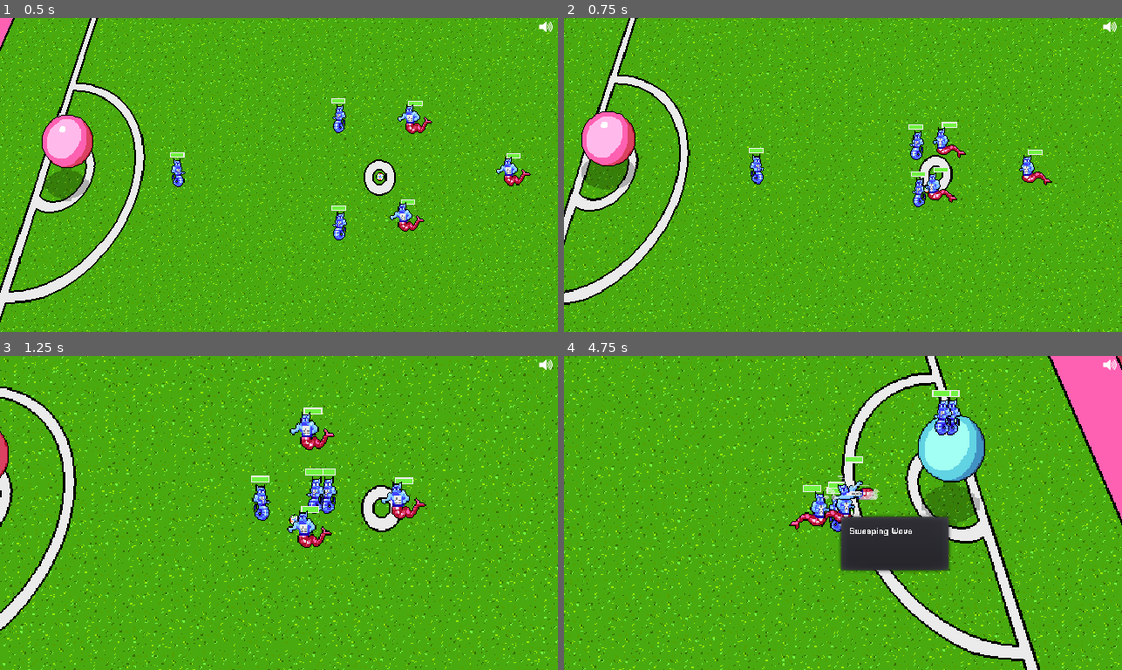
Above: before the commit, frames 1-4 (two rows, left to right).
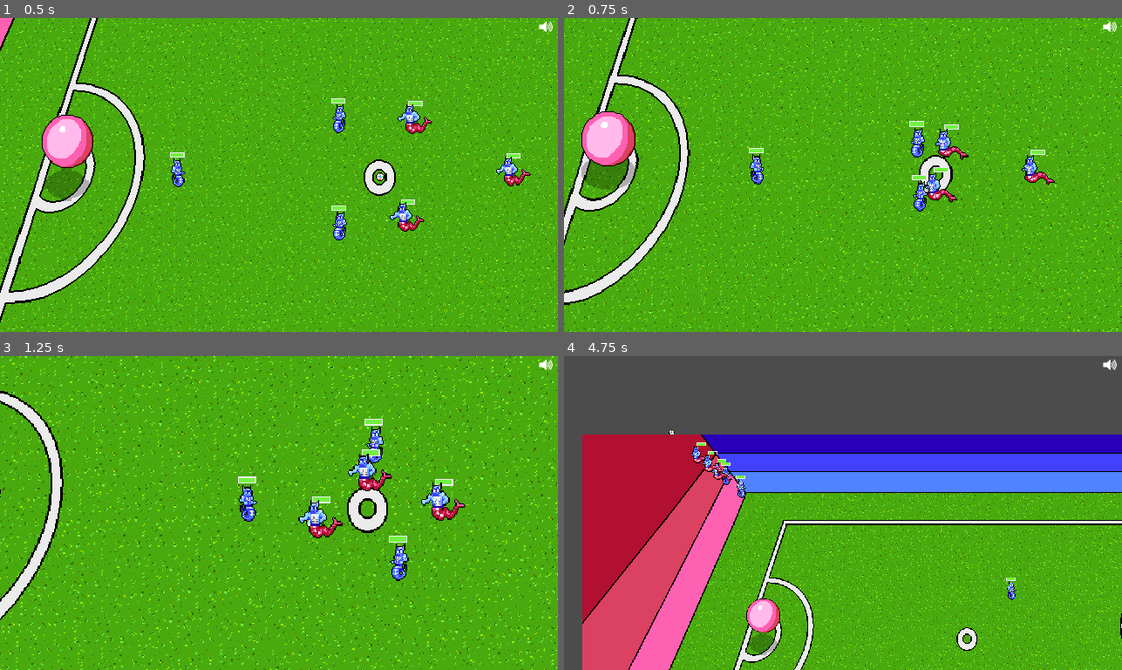
Above: after the commit, the same moments.

Repository: gamkedo-la/Elementaball
Game: Godot game, scene res://Node2D.tscn
The game is run twice, just before and just after one commit, with the same random seed, the same clock (stepped at 60 frames per second) and the same inputs.
Inputs:
- Up to frame 1 (0.5 s): no input
- Up to frame 2 (0.75 s): hold Right (ui_right) from 0.53 s (still down)
- Up to frame 3 (1.25 s): keep holding Right (ui_right)
- Up to frame 4 (4.75 s): release Right (ui_right) at 1.28 s; hold Down (ui_down) 1.28-2.03 s; hold Right (ui_right) 2.03-2.78 s; hold Up (ui_up) 2.78-3.53 s; hold Left (ui_left) from 3.53 s (still down)

Frame 1 is identical in both runs. In frame 2, 1.0% of the frame differs, in the area x 61-88%, y 32-62%; in frame 3, 20%; in frame 4, 73%, in the area x 0-100%, y 0-100%.

Commit message:
AI finds a random place to receive passes

Diff:
--- a/Node2D.tscn
+++ b/Node2D.tscn
@@ -175,6 +175,14 @@
 position = Vector2( -376.967, 69.7091 )
 curve = SubResource( 7 )
 
+[node name="PlayerLeft" parent="." instance=ExtResource( 9 )]
+position = Vector2( -56.2786, -106.06 )
+scale = Vector2( -1, 1 )
+
+[node name="Path2D" parent="PlayerLeft" index="0"]
+position = Vector2( -376.967, 69.7091 )
+curve = SubResource( 7 )
+
 [node name="EnemyLeft" parent="." instance=ExtResource( 9 )]
 position = Vector2( 409.333, 250.436 )
 scale = Vector2( 0.84652, 0.829782 )
@@ -184,6 +192,15 @@
 scale = Vector2( 1.34164, 1.14235 )
 curve = SubResource( 8 )
 
+[node name="PlayerRight" parent="." instance=ExtResource( 9 )]
+position = Vector2( -51.2799, 256.587 )
+scale = Vector2( -1, 0.829782 )
+
+[node name="Path2D" parent="PlayerRight" index="0"]
+position = Vector2( -420.807, -239.543 )
+scale = Vector2( 1.34164, 1.14235 )
+curve = SubResource( 8 )
+
 [node name="EnemyCenter" parent="." instance=ExtResource( 9 )]
 position = Vector2( 395.263, 61.9086 )
 
@@ -191,12 +208,13 @@
 position = Vector2( -388.913, -74.6078 )
 curve = SubResource( 9 )
 
-[node name="PlayerLeft" parent="." instance=ExtResource( 9 )]
-
-[node name="PlayerRight" parent="." instance=ExtResource( 9 )]
-scale = Vector2( 0.84652, 0.829783 )
-
 [node name="PlayerCenter" parent="." instance=ExtResource( 9 )]
+position = Vector2( -80.3572, 56.239 )
+scale = Vector2( -1, 1 )
+
+[node name="Path2D" parent="PlayerCenter" index="0"]
+position = Vector2( -388.913, -74.6078 )
+curve = SubResource( 9 )
 
 [node name="Camera2D" type="Camera2D" parent="."]
 current = true
@@ -250,5 +268,8 @@
 [editable path="Enemy2/Health Bar"]
 [editable path="ParallaxBackground"]
 [editable path="EnemyRight"]
+[editable path="PlayerLeft"]
 [editable path="EnemyLeft"]
+[editable path="PlayerRight"]
 [editable path="EnemyCenter"]
+[editable path="PlayerCenter"]
--- a/Players/AIPlayer.gd
+++ b/Players/AIPlayer.gd
@@ -22,9 +22,13 @@
 var myTeam
 export var controlling = false
 export var inPossession = false
+var go2Secondary = false #Has receivers alternate between a primary and secondary position
 var timer
 
 export var fieldPosition : String
+var rng = RandomNumberGenerator.new()
+var randomDistanceX = 0
+var randomDistanceY = 0
 
 #All the starting stats from the Starting Stats class of resources
 export var starting_stats : Resource
@@ -150,15 +154,30 @@
 	check_and_slide()
 
 func get_in_position():
-	var distance2Goal = position.distance_to(myGoal.position)
 	var myZoneY = defenseZone.position.y
-	if distance2Goal >= 300:
-		destination = Vector2(myGoal.position.x, myZoneY)
-		velocity = (destination-self.position).normalized()*speed
-	else:
-		destination = Vector2(myGoal.position.x, myZoneY)
-		velocity = (destination-self.position).normalized()*speed
-
+	var goal2Ball = Vector2(ball.position.x, myZoneY).distance_to(Vector2(myGoal.position.x, myZoneY))
+	var distance2Dest = position.distance_to(destination)
+	var leftOrRight
+
+	if myTeam == "player_team":
+		leftOrRight = 1
+	else:
+		leftOrRight = -1
+
+	if distance2Dest <= 64:
+		go2Secondary = not go2Secondary
+		rng.randomize()
+		randomDistanceX = rng.randi_range(50, 125)
+		randomDistanceY = rng.randi_range(50, 125)
+		if "PlayerRight" in defenseZone.name or "EnemyLeft" in defenseZone.name:
+			randomDistanceY = -randomDistanceY
+
+	if go2Secondary:
+		destination = Vector2((ball.playerInPossession.position.x + randomDistanceX + goal2Ball/2)*leftOrRight, myZoneY+randomDistanceY)
+	else:
+		destination = Vector2((ball.playerInPossession.position.x + randomDistanceX + goal2Ball/10)*leftOrRight, myZoneY+randomDistanceY)
+
+	velocity = (destination-self.position).normalized()*(speed/2)
 	check_and_slide()
 
 func defend_zone():
@@ -173,12 +192,16 @@
 	else:
 		inPossession = false
 
-	if player != null and player.is_in_group(myOpponent):
-		onDefense = true
+	if player != null:
+		if player.is_in_group(myOpponent):
+			onDefense = true
+			onOffense = false
+		else:
+			onDefense = false
+			onOffense = true
+	else:
+		onDefense = false
 		onOffense = false
-	else:
-		onDefense = false
-		onOffense = true
 
 func set_control(player):
 	if player == self:
--- /dev/null
+++ b/default_bus_layout.tres
@@ -0,0 +1,4 @@
+[gd_resource type="AudioBusLayout" format=2]
+
+[resource]
+bus/0/volume_db = -7.27252
